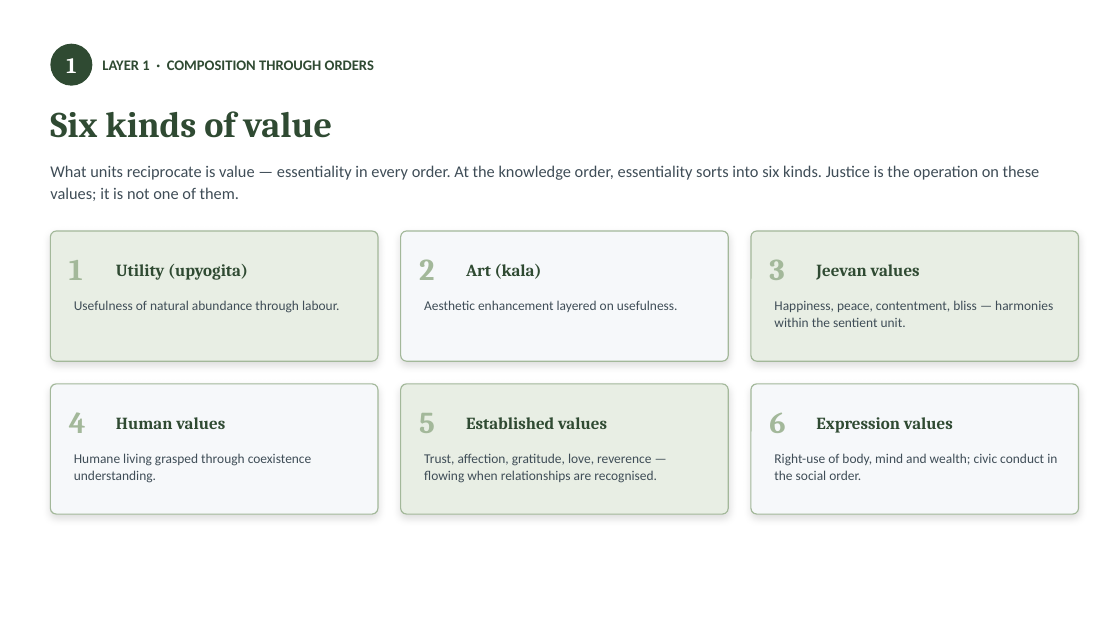
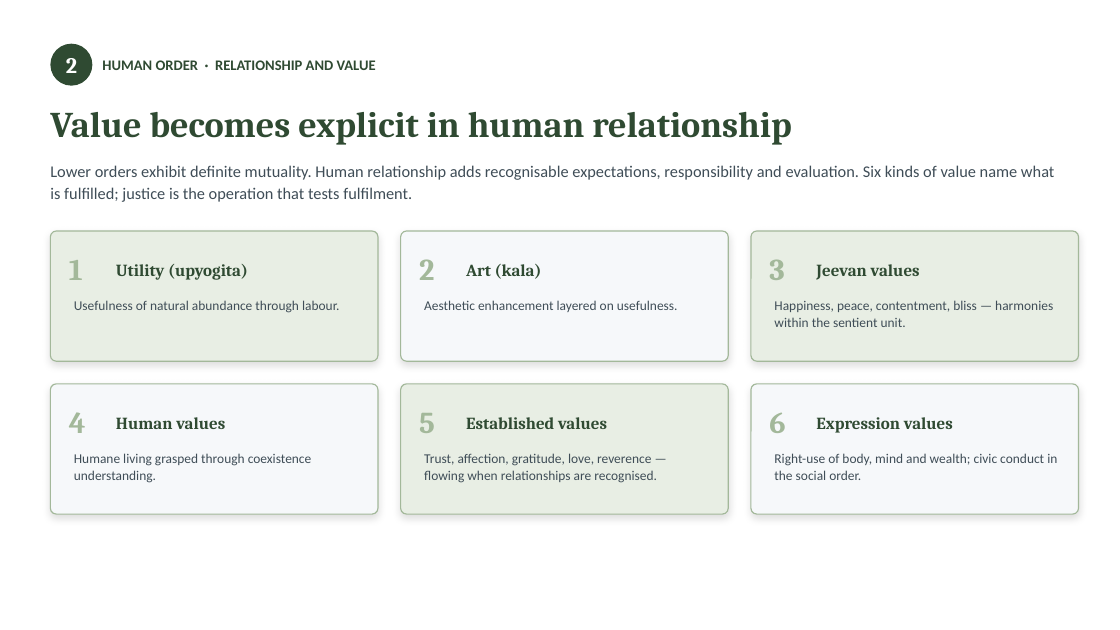
Before and after one commit to raghavamohan/AnalyticMadhyasthDarshan, a slide deck: slide 8 of Studies/How-Undivided-Society-Is-Established/How-Undivided-Society-Is-Established.pptx. Drawn at 1120x630 pixels with LibreOffice and Linux fonts; fonts in the diff are those of the drawing. Boxes give left, top, right and bottom in pixels: in the first picture for what was removed or moved away, otherwise in the second. Text is boxed around its words. In the diff, an @@ line names an element or a change of style, - is before the commit and + after.

```diff
--- a/Studies/How-Undivided-Society-Is-Established/How-Undivided-Society-Is-Established.pptx
+++ b/Studies/How-Undivided-Society-Is-Established/How-Undivided-Society-Is-Established.pptx
@@ text at [66,58,77,73]: text changed @@
-1
+2
@@ text at [102,60,376,70]: text changed @@
-LAYER 1 · COMPOSITION THROUGH ORDERS
+HUMAN ORDER · RELATIONSHIP AND VALUE
@@ text at [50,112,791,145]: text changed @@
-Six kinds of value
+Value becomes explicit in human relationship
@@ text at [50,165,1054,202]: text changed @@
-What units reciprocate is value — essentiality in every order. At the knowledge order, essentiality sorts into six kinds. Justice is the operation on these values; it is not one of them.
+Lower orders exhibit definite mutuality. Human relationship adds recognisable expectations, responsibility and evaluation. Six kinds of value name what is fulfilled; justice is the operation that tests fulfilment.
```
Also in this commit, not shown: 20 other slides changed, 2 slides added, 2 slides removed, 7 other files.
